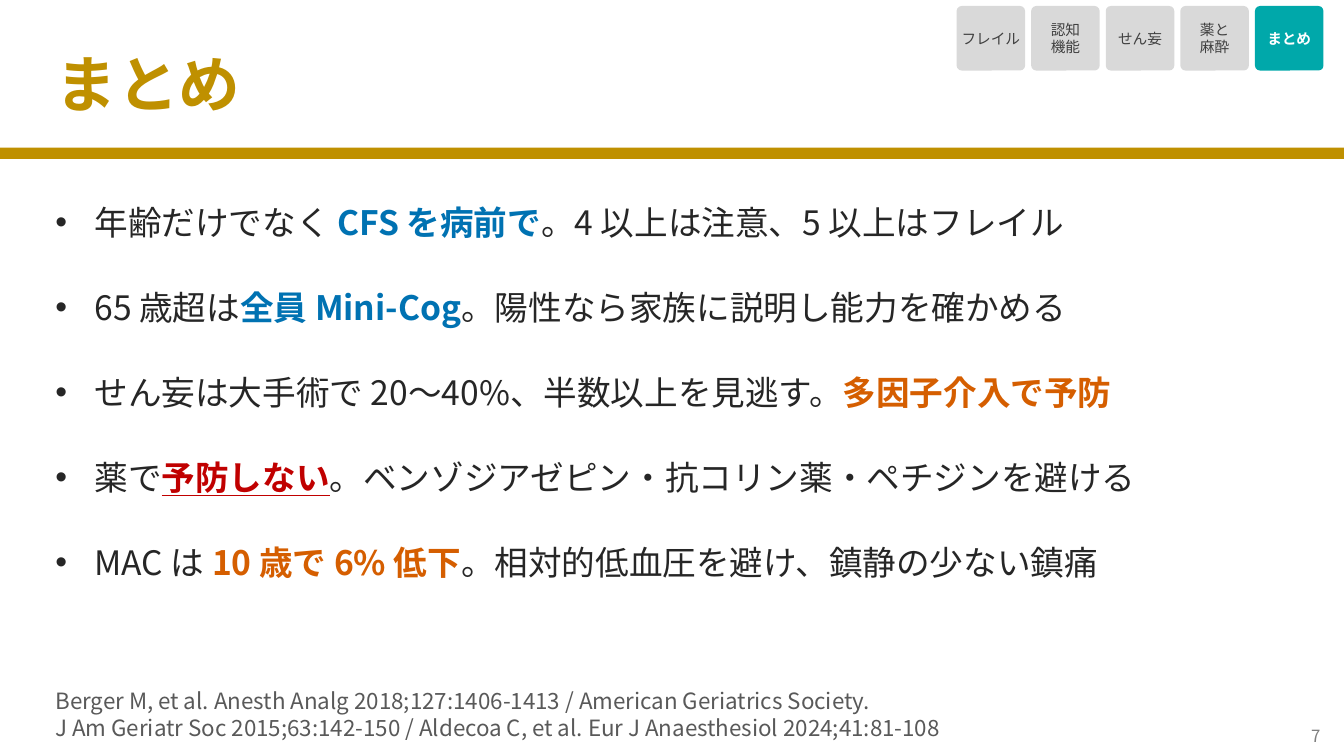
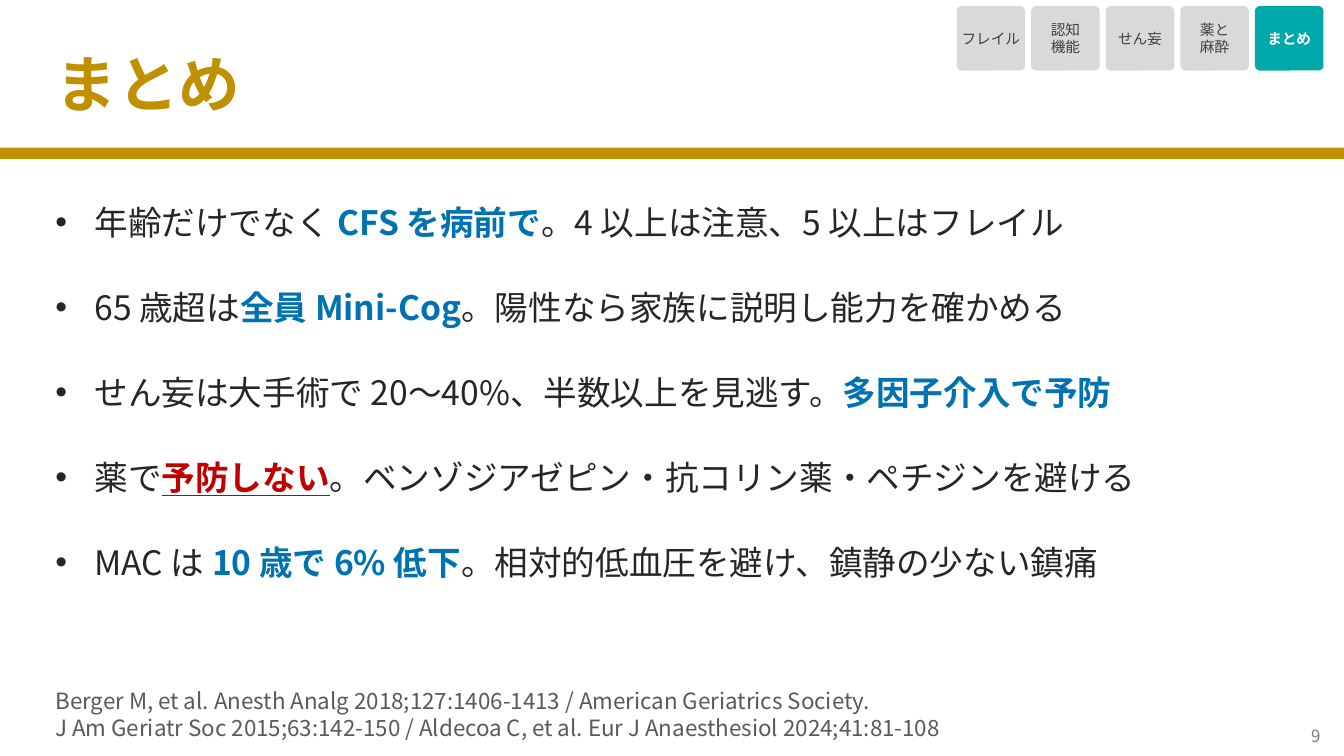
Before and after one commit to nobumitsu-3141/Anes-lecture, a slide deck: slide 10 of slides/4-11_elderly_frailty_cognition/4-11_elderly_frailty_cognition.pptx (slide 8 before the commit). Drawn at 1344x756 pixels with LibreOffice and Linux fonts; fonts in the diff are those of the drawing. Boxes give left, top, right and bottom in pixels: in the first picture for what was removed or moved away, otherwise in the second. Text is boxed around its words. In the diff, an @@ line names an element or a change of style, - is before the commit and + after.

```diff
--- a/slides/4-11_elderly_frailty_cognition/4-11_elderly_frailty_cognition.pptx
+++ b/slides/4-11_elderly_frailty_cognition/4-11_elderly_frailty_cognition.pptx
@@ text "年齢だけでなく CFS を病前で。4 以上は注意、5 以上はフレイル" at (95, 206, 1136, 578): text colour #D55E00 to #0072B2 in "20〜40%、半数以上を見逃す。多因子介入で予防", "10 歳で 6% 低下。相対的低血圧を避け、鎮静の少ない鎮痛" @@
@@ text at (1311, 729, 1320, 742): text changed @@
-7
+9
```
Also in this commit, not shown: 5 other slides changed, 2 slides added, 5 other files.
